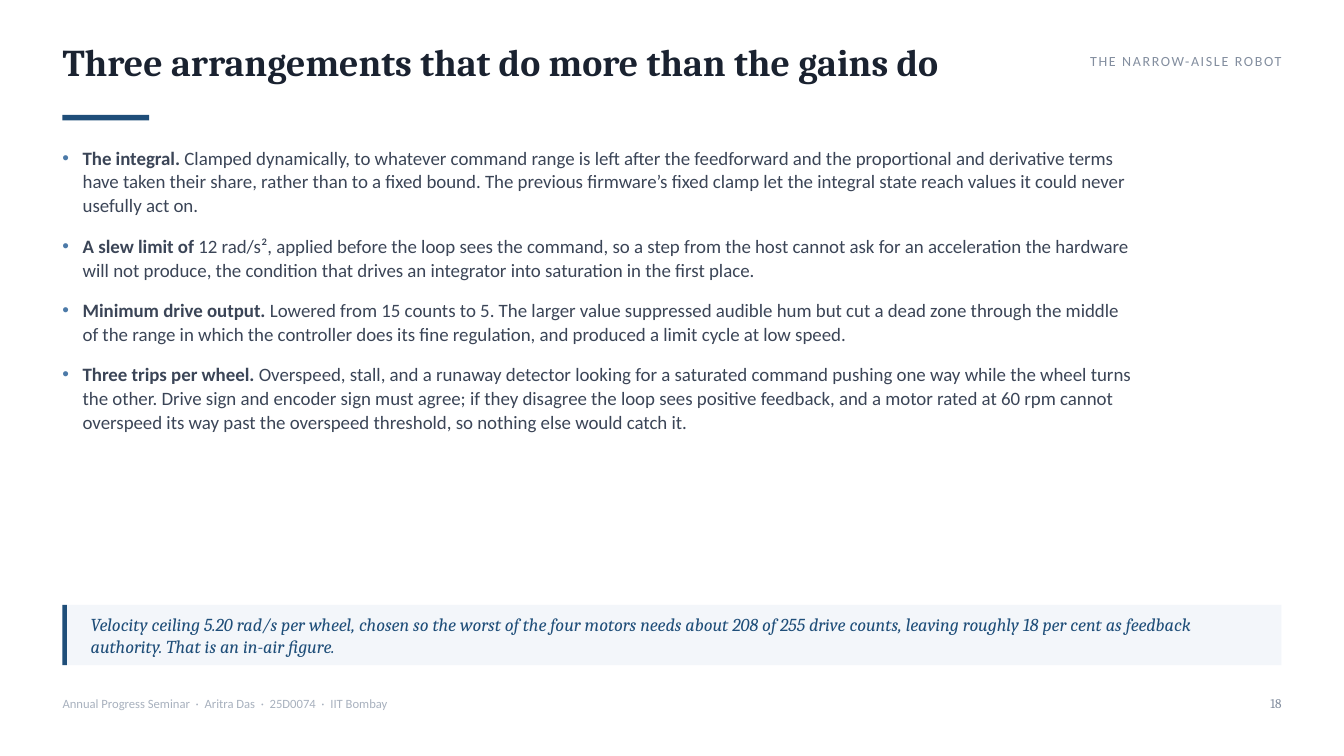
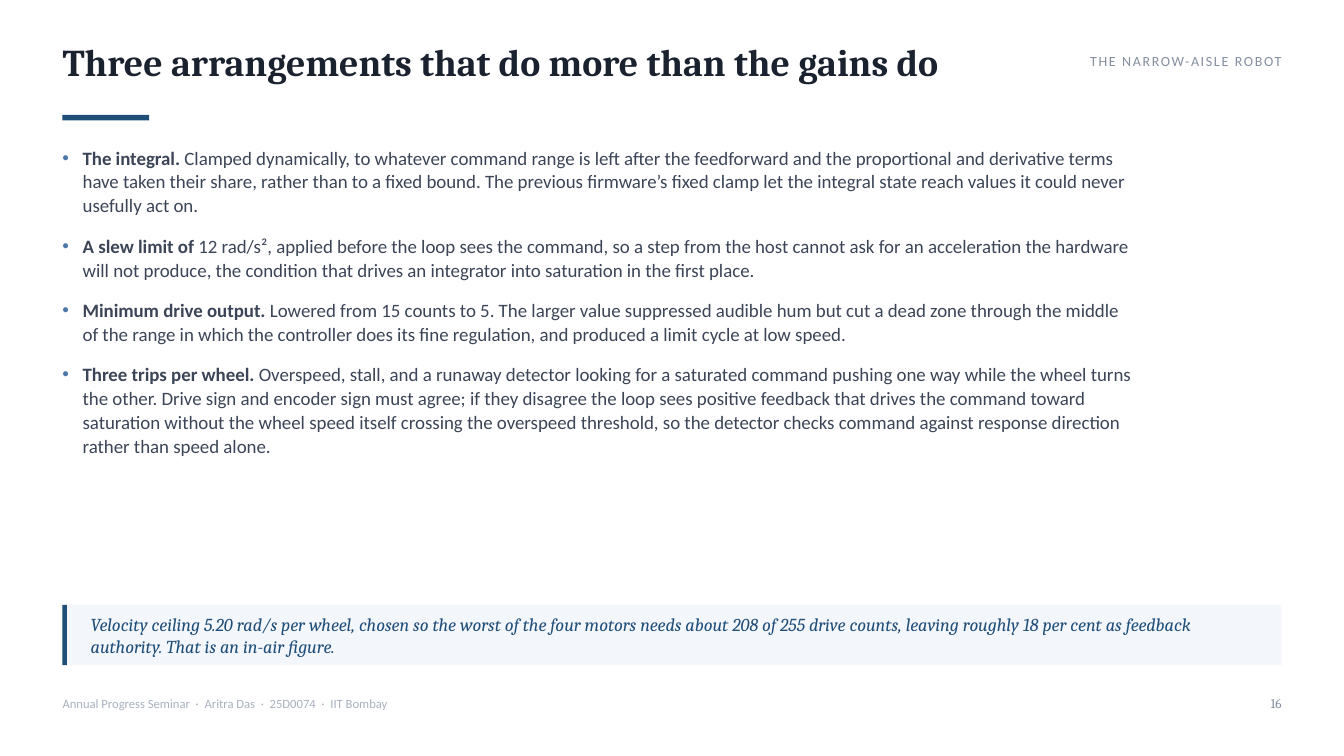
Before and after one commit to AritraD11/NarrowAisleBot, a slide deck: slide 16 of docs/aps_report/seminar_final/NarrowAisleBot_APS_Seminar.pptx (slide 18 before the commit). Drawn at 1344x756 pixels with LibreOffice and Linux fonts; fonts in the diff are those of the drawing. Boxes give left, top, right and bottom in pixels: in the first picture for what was removed or moved away, otherwise in the second. Text is boxed around its words. In the diff, an @@ line names an element or a change of style, - is before the commit and + after.

```diff
--- a/docs/aps_report/seminar_final/NarrowAisleBot_APS_Seminar.pptx
+++ b/docs/aps_report/seminar_final/NarrowAisleBot_APS_Seminar.pptx
@@ text at (x1=83, y1=367, x2=1131, y2=456): text changed @@
-• Three trips per wheel. Overspeed, stall, and a runaway detector looking for a saturated command pushing one way while the wheel turns the other. Drive sign and encoder sign must agree; if they disagree the loop sees positive feedback, and a motor rated at 60 rpm cannot overspeed its way past the overspeed threshold, so nothing else would catch it.
+• Three trips per wheel. Overspeed, stall, and a runaway detector looking for a saturated command pushing one way while the wheel turns the other. Drive sign and encoder sign must agree; if they disagree the loop sees positive feedback that drives the command toward saturation without the wheel speed itself crossing the overspeed threshold, so the detector checks command against response direction rather than speed alone.
@@ text at (x1=1271, y1=699, x2=1282, y2=708): text changed @@
-18
+16
```
Also in this commit, not shown: 36 other slides changed, 2 slides added, 10 slides removed, 3 other files.
